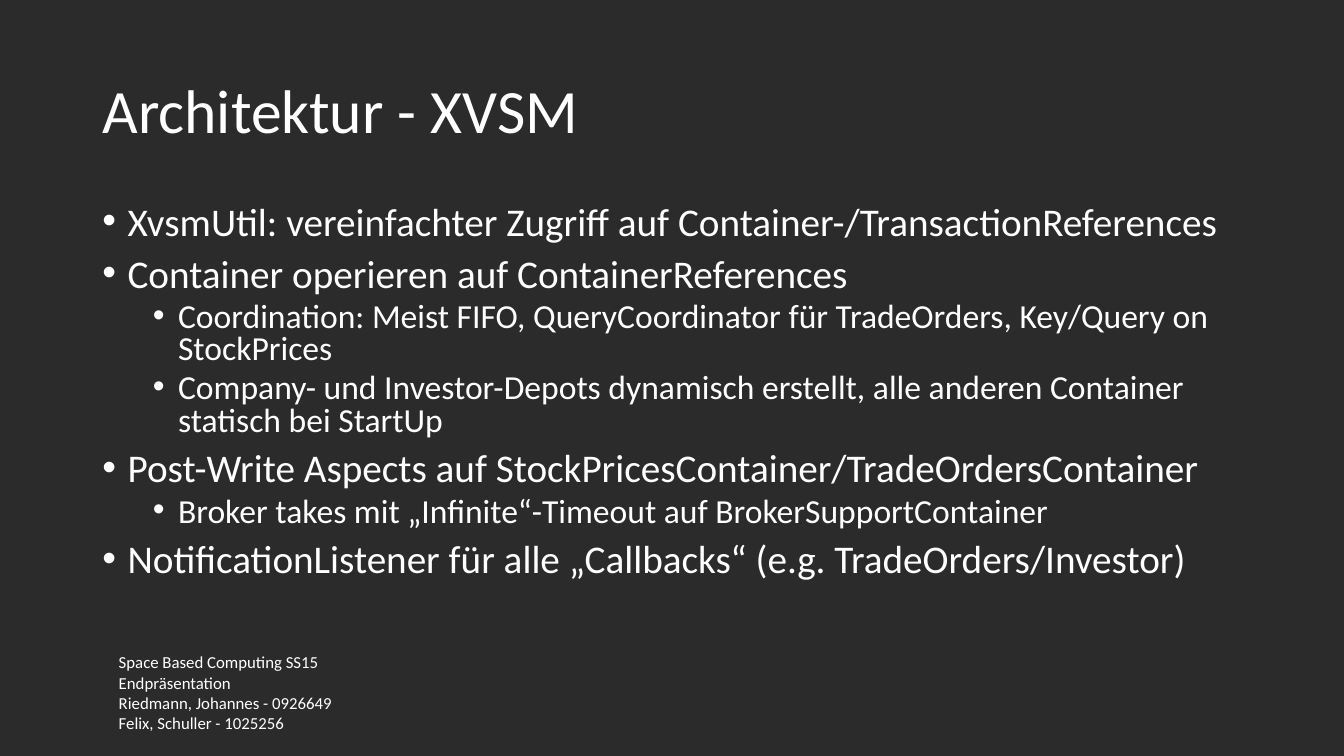
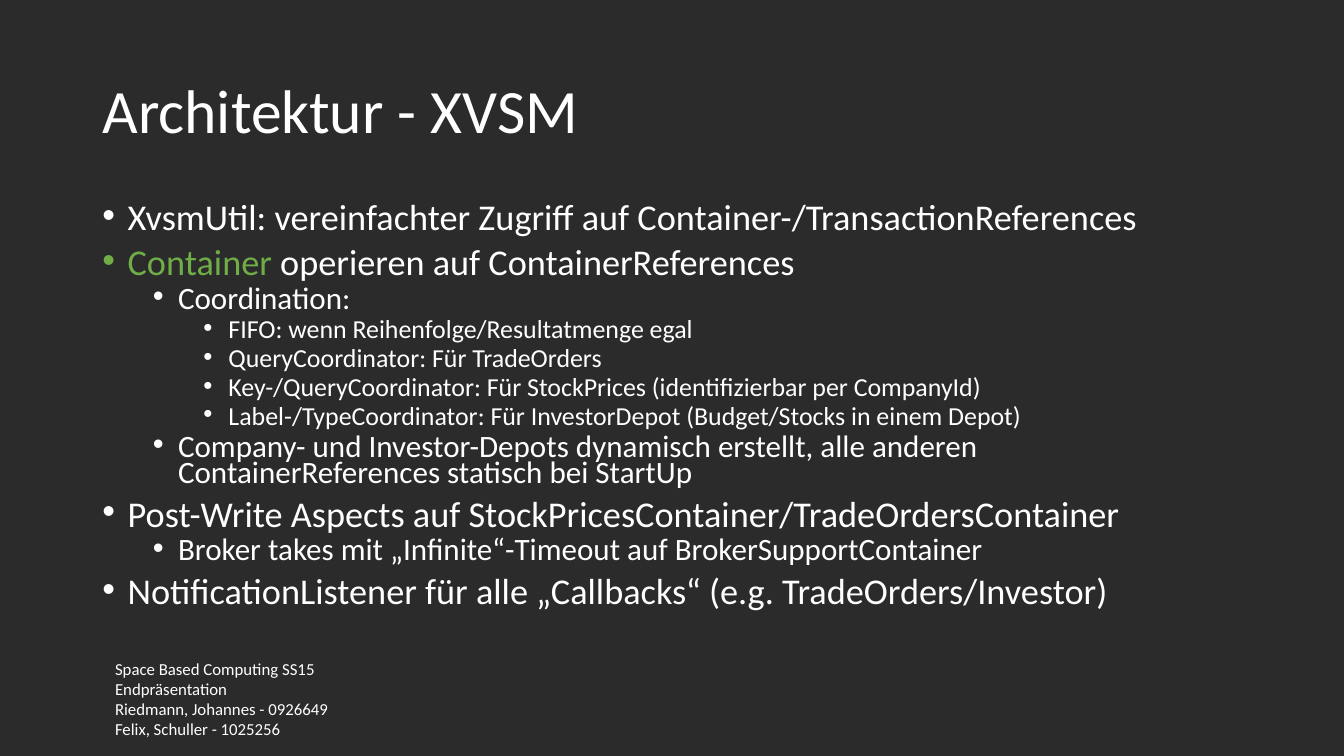
Before and after one commit to fexman/SpaceBasedSS15GsiLuetNit, a slide deck: slide 5 of presentation/presentation.pptx. Drawn at 1344x756 pixels with LibreOffice and Linux fonts; fonts in the diff are those of the drawing; background and template pictures are left out; a plain dark background stands for a picture behind light text. Boxes give left, top, right and bottom in pixels: in the first picture for what was removed or moved away, otherwise in the second. Text is boxed around its words. In the diff, an @@ line names an element or a change of style, - is before the commit and + after.

Commit message:
Presentation done.

```diff
--- a/presentation/presentation.pptx
+++ b/presentation/presentation.pptx
@@ text at <box>128,205,1136,611</box>: size 28 to 25.9 pt in "XvsmUtil: vereinfachter Zugriff auf Container-/TransactionRe ...", "Container operieren auf ContainerReferences", "Post-Write Aspects auf StockPricesContainer/TradeOrdersConta ...", "NotificationListener für alle „Callbacks“ (e.g. TradeOrders/ ..."; text colour #FFFFFF to #70AD47 in "Container"; size 24 to 22.2 pt in "Broker takes mit „Infinite“-Timeout auf BrokerSupportContain ..."; line spacing 0.8 to 0.7 @@
@@ text at <box>178,287,1021,488</box>: text changed; size 24 to 18.5 pt @@
-  • Coordination: Meist FIFO, QueryCoordinator für TradeOrders, Key/Query on StockPrices
-  • Company- und Investor-Depots dynamisch erstellt, alle anderen Container statisch bei StartUp
+  • Coordination:
+    • FIFO: wenn Reihenfolge/Resultatmenge egal
+    • QueryCoordinator: Für TradeOrders
+    • Key-/QueryCoordinator: Für StockPrices (identifizierbar per CompanyId)
+    • Label-/TypeCoordinator: Für InvestorDepot (Budget/Stocks in einem Depot)
+  • Company- und Investor-Depots dynamisch erstellt, alle anderen ContainerReferences statisch bei StartUp
@@ text "Space Based Computing SS15": place and size @@
-text "Space Based Computing SS15" at <box>119,656,332,731</box>
+text "Space Based Computing SS15" at <box>115,663,328,737</box>
```
Also in this commit, not shown: 11 other slides changed.
